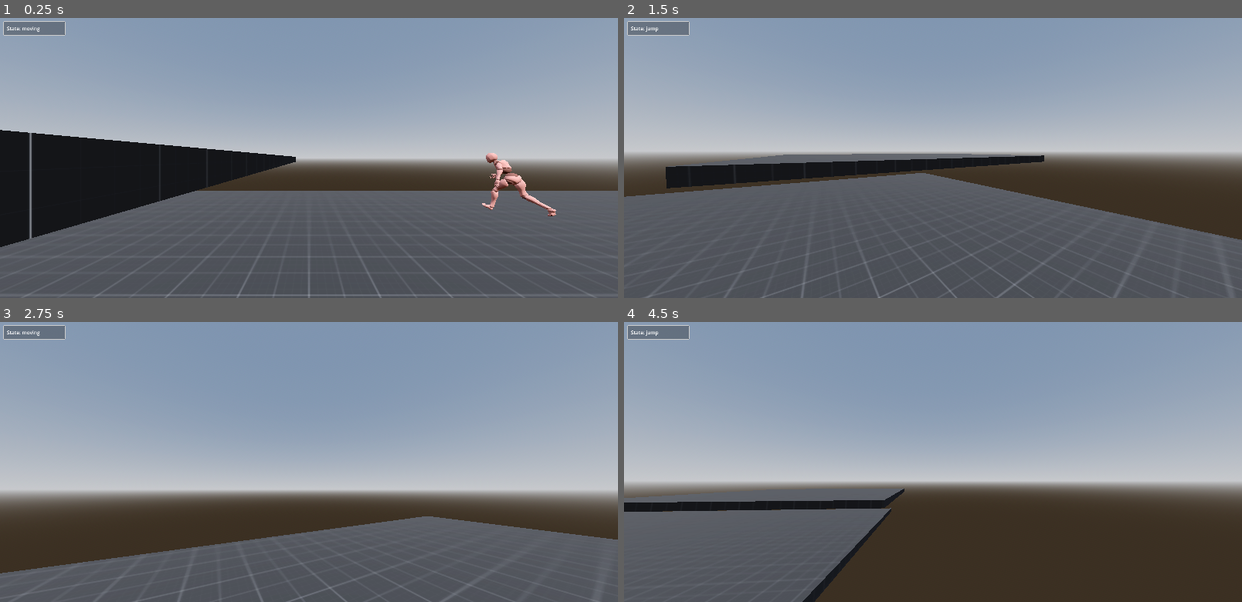
Above: before the commit, frames 1-4 (two rows, left to right).
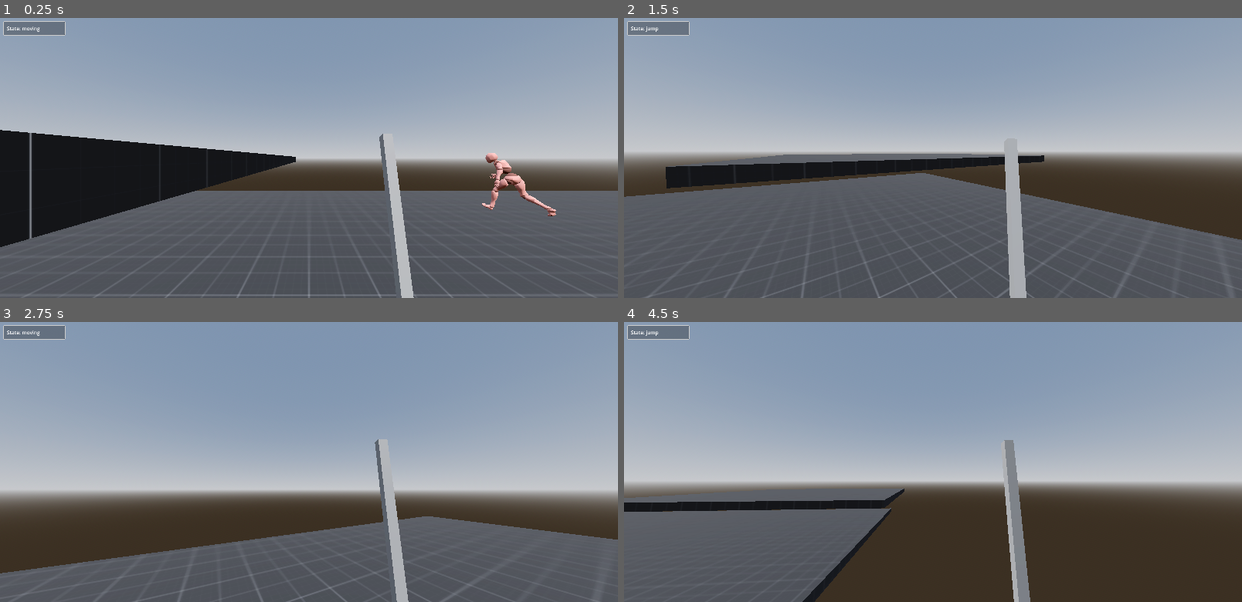
Above: after the commit, the same moments.

Repository: Bessonica/meleeFire
Game: Godot game, scene res://Scenes/Level/level.tscn
The game is run twice, just before and just after one commit, with the same random seed, the same clock (stepped at 60 frames per second) and the same inputs.
Inputs (mouse positions are in pixels of both pictures, inside the frame that each line leads up to):
- Up to frame 1 (0.25 s): no input
- Up to frame 2 (1.5 s): tap Enter at 0.5 s; move the mouse to (963, 158) at 0.52 s; hold C (Crouch) 0.53-1.28 s; hold W (moveForward) from 0.53 s (still down); tap Space (jump) at 0.77 s; move the mouse to (902, 158) at 1.27 s; click (902, 158) at 1.35 s
- Up to frame 3 (2.75 s): keep holding W (moveForward); tap Space (jump) at 1.52 s; move the mouse to (321, 456) at 2.02 s; right-click (321, 456) at 2.1 s
- Up to frame 4 (4.5 s): keep holding W (moveForward); move the mouse to (926, 467) at 2.77 s; tap Shift (sprint) at 2.85 s; tap Space (jump) at 3.02, 3.77 s; move the mouse to (976, 464) at 3.52 s; hold C (Crouch) 3.53-4.28 s; move the mouse to (883, 459) at 4.27 s; click (883, 459) at 4.35 s

The runs differ from the first frame. In frame 1, 1.1% of the frame differs, in the area x 61-90%, y 41-100%; in frame 2, 1.3%, in the area x 61-66%, y 46-100%; in frame 3, 0.9%; in frame 4, 1.3%.

Commit message:
sword idle, attack placeholder animation

Diff:
--- a/Scenes/PlayerStateMachine/playerStateMachine.tscn
+++ b/Scenes/PlayerStateMachine/playerStateMachine.tscn
@@ -359,7 +359,6 @@
 transform = Transform3D(1, 0, 0, 0, 1, 0, 0, 0, 1, 0, 0.505581, -0.422167)
 
 [node name="WeaponComponentNode" parent="Camera3D" instance=ExtResource("2_1ektm")]
-transform = Transform3D(1, 0, 0, 0, 1, 0, 0, 0, 1, 0, 0, 1)
 
 [node name="MeshInstance3D" type="MeshInstance3D" parent="."]
 visible = false
--- a/Scenes/Weapons/sword/sword.tscn
+++ b/Scenes/Weapons/sword/sword.tscn
@@ -1,12 +1,150 @@
-[gd_scene load_steps=3 format=3 uid="uid://cjnbq1y66g5jv"]
+[gd_scene load_steps=8 format=3 uid="uid://cjnbq1y66g5jv"]
 
 [ext_resource type="Script" path="res://Scenes/player/Weapons/weaponBasic.gd" id="1_r8qvs"]
 
 [sub_resource type="BoxMesh" id="BoxMesh_yyjuo"]
-size = Vector3(0.05, 0.8, 0.05)
+size = Vector3(0.025, 0.4, 0.025)
+
+[sub_resource type="ConcavePolygonShape3D" id="ConcavePolygonShape3D_wk28e"]
+data = PackedVector3Array(-0.0125, 0.2, 0.0125, 0.0125, 0.2, 0.0125, -0.0125, -0.2, 0.0125, 0.0125, 0.2, 0.0125, 0.0125, -0.2, 0.0125, -0.0125, -0.2, 0.0125, 0.0125, 0.2, -0.0125, -0.0125, 0.2, -0.0125, 0.0125, -0.2, -0.0125, -0.0125, 0.2, -0.0125, -0.0125, -0.2, -0.0125, 0.0125, -0.2, -0.0125, 0.0125, 0.2, 0.0125, 0.0125, 0.2, -0.0125, 0.0125, -0.2, 0.0125, 0.0125, 0.2, -0.0125, 0.0125, -0.2, -0.0125, 0.0125, -0.2, 0.0125, -0.0125, 0.2, -0.0125, -0.0125, 0.2, 0.0125, -0.0125, -0.2, -0.0125, -0.0125, 0.2, 0.0125, -0.0125, -0.2, 0.0125, -0.0125, -0.2, -0.0125, 0.0125, 0.2, 0.0125, -0.0125, 0.2, 0.0125, 0.0125, 0.2, -0.0125, -0.0125, 0.2, 0.0125, -0.0125, 0.2, -0.0125, 0.0125, 0.2, -0.0125, -0.0125, -0.2, 0.0125, 0.0125, -0.2, 0.0125, -0.0125, -0.2, -0.0125, 0.0125, -0.2, 0.0125, 0.0125, -0.2, -0.0125, -0.0125, -0.2, -0.0125)
+
+[sub_resource type="Animation" id="Animation_xikkh"]
+resource_name = "Attack"
+length = 0.5
+tracks/0/type = "value"
+tracks/0/imported = false
+tracks/0/enabled = true
+tracks/0/path = NodePath("WeaponPivot:rotation")
+tracks/0/interp = 1
+tracks/0/loop_wrap = true
+tracks/0/keys = {
+"times": PackedFloat32Array(0, 0.5),
+"transitions": PackedFloat32Array(1, 1),
+"update": 0,
+"values": [Vector3(0, 0, 0), Vector3(0, 1.60464, 0)]
+}
+tracks/1/type = "value"
+tracks/1/imported = false
+tracks/1/enabled = true
+tracks/1/path = NodePath("WeaponPivot/MeshInstance3D:position")
+tracks/1/interp = 1
+tracks/1/loop_wrap = true
+tracks/1/keys = {
+"times": PackedFloat32Array(0),
+"transitions": PackedFloat32Array(1),
+"update": 0,
+"values": [Vector3(0.203101, -0.131125, -0.429147)]
+}
+tracks/2/type = "value"
+tracks/2/imported = false
+tracks/2/enabled = true
+tracks/2/path = NodePath("WeaponPivot/MeshInstance3D:rotation")
+tracks/2/interp = 1
+tracks/2/loop_wrap = true
+tracks/2/keys = {
+"times": PackedFloat32Array(0),
+"transitions": PackedFloat32Array(1),
+"update": 0,
+"values": [Vector3(0.0252056, 0.434409, -1.62506)]
+}
+
+[sub_resource type="Animation" id="Animation_euxm4"]
+length = 0.001
+tracks/0/type = "value"
+tracks/0/imported = false
+tracks/0/enabled = true
+tracks/0/path = NodePath("WeaponPivot:rotation")
+tracks/0/interp = 1
+tracks/0/loop_wrap = true
+tracks/0/keys = {
+"times": PackedFloat32Array(0),
+"transitions": PackedFloat32Array(1),
+"update": 0,
+"values": [Vector3(0, 0, 0)]
+}
+tracks/1/type = "value"
+tracks/1/imported = false
+tracks/1/enabled = true
+tracks/1/path = NodePath("WeaponPivot/MeshInstance3D:position")
+tracks/1/interp = 1
+tracks/1/loop_wrap = true
+tracks/1/keys = {
+"times": PackedFloat32Array(0),
+"transitions": PackedFloat32Array(1),
+"update": 0,
+"values": [Vector3(0, 0, 0)]
+}
+tracks/2/type = "value"
+tracks/2/imported = false
+tracks/2/enabled = true
+tracks/2/path = NodePath("WeaponPivot/MeshInstance3D:rotation")
+tracks/2/interp = 1
+tracks/2/loop_wrap = true
+tracks/2/keys = {
+"times": PackedFloat32Array(0),
+"transitions": PackedFloat32Array(1),
+"update": 0,
+"values": [Vector3(0.0252056, 0.434409, -1.62506)]
+}
+
+[sub_resource type="Animation" id="Animation_swl0x"]
+resource_name = "Idle"
+length = 2.5
+loop_mode = 1
+tracks/0/type = "value"
+tracks/0/imported = false
+tracks/0/enabled = true
+tracks/0/path = NodePath("WeaponPivot/MeshInstance3D:position")
+tracks/0/interp = 2
+tracks/0/loop_wrap = true
+tracks/0/keys = {
+"times": PackedFloat32Array(0, 1.3),
+"transitions": PackedFloat32Array(1, 1),
+"update": 0,
+"values": [Vector3(0.203101, -0.131125, -0.429147), Vector3(0.203101, -0.141887, -0.429147)]
+}
+tracks/1/type = "value"
+tracks/1/imported = false
+tracks/1/enabled = true
+tracks/1/path = NodePath("WeaponPivot/MeshInstance3D:rotation")
+tracks/1/interp = 2
+tracks/1/loop_wrap = true
+tracks/1/keys = {
+"times": PackedFloat32Array(0, 1.3),
+"transitions": PackedFloat32Array(1, 1),
+"update": 0,
+"values": [Vector3(-0.281365, 0, 0), Vector3(-0.280157, 0.0263855, -0.0951584)]
+}
+
+[sub_resource type="AnimationLibrary" id="AnimationLibrary_8rh5f"]
+_data = {
+"Attack": SubResource("Animation_xikkh"),
+"Idle": SubResource("Animation_swl0x"),
+"RESET": SubResource("Animation_euxm4")
+}
 
 [node name="Sword" type="Node3D"]
 script = ExtResource("1_r8qvs")
 
-[node name="MeshInstance3D" type="MeshInstance3D" parent="."]
+[node name="WeaponPivot" type="Node3D" parent="."]
+
+[node name="MeshInstance3D" type="MeshInstance3D" parent="WeaponPivot"]
+transform = Transform3D(-0.0597942, 0.905208, 0.420741, -0.998211, -0.0542232, -0.0252029, 1.11759e-08, -0.421495, 0.906831, 0, 0, 0)
 mesh = SubResource("BoxMesh_yyjuo")
+skeleton = NodePath("../..")
+
+[node name="Hitbox" type="Area3D" parent="WeaponPivot/MeshInstance3D"]
+
+[node name="CollisionShape3D" type="CollisionShape3D" parent="WeaponPivot/MeshInstance3D/Hitbox"]
+transform = Transform3D(1, -7.45058e-09, -3.72529e-09, 0, 1, 5.96046e-08, 0, 0, 1, 0, 0, 0)
+shape = SubResource("ConcavePolygonShape3D_wk28e")
+
+[node name="Camera3D" type="Camera3D" parent="."]
+transform = Transform3D(1, 0, 0, 0, 1, 0, 0, 0, 1, 0.203101, -0.131125, -0.429147)
+visible = false
+
+[node name="AnimationPlayer" type="AnimationPlayer" parent="."]
+libraries = {
+"": SubResource("AnimationLibrary_8rh5f")
+}
+autoplay = "Idle"
